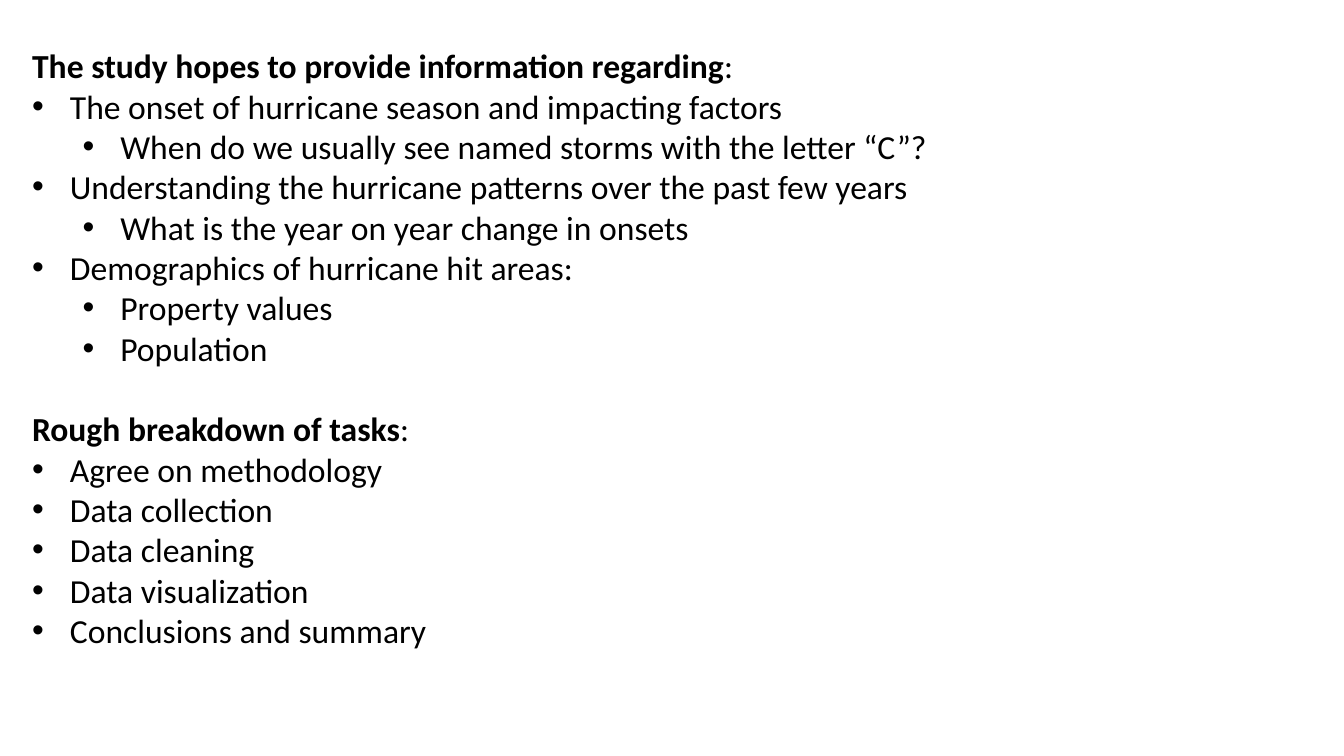
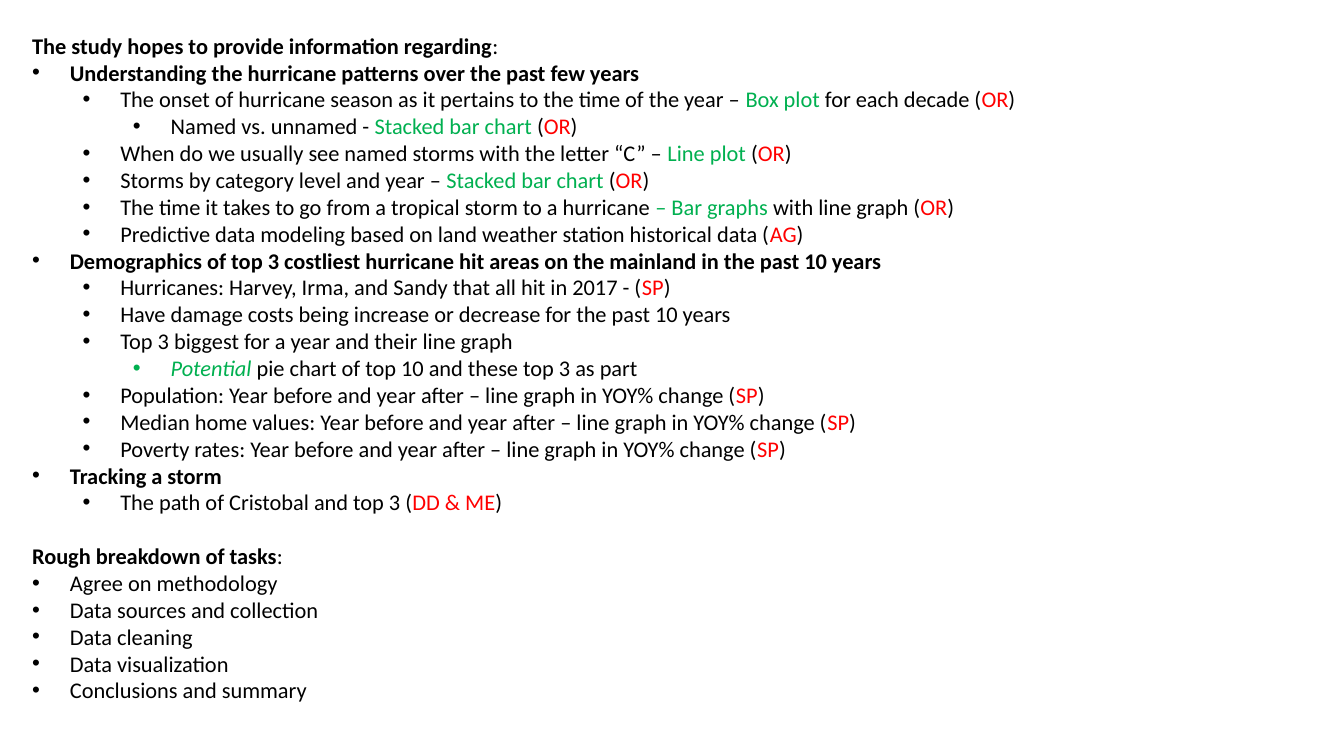
Before and after one commit to TheGreekGoddess/Project_1, a slide deck: slide 2 of HurriPy.pptx. Drawn at 1344x756 pixels with LibreOffice and Linux fonts; fonts in the diff are those of the drawing. Boxes give left, top, right and bottom in pixels: in the first picture for what was removed or moved away, otherwise in the second. Text is boxed around its words. In the diff, an @@ line names an element or a change of style, - is before the commit and + after.

```diff
--- a/HurriPy.pptx
+++ b/HurriPy.pptx
@@ text at (32,38,639,702): size 24 to 16 pt in "The study hopes to provide information regarding:", "Understanding the hurricane patterns over the past ...", "Rough breakdown of tasks:", "Agree on methodology" and 3 more places; bold on in "Understanding the hurricane patterns over the past ..." @@
@@ text at (70,95,926,165): paragraphs removed @@
-• The onset of hurricane season and impacting factors
-  • When do we usually see named storms with the letter “C”?
@@ text at (70,91,1015,514): text changed; size 24 to 16 pt @@
-  • What is the year on year change in onsets
-• Demographics of hurricane hit areas:
-  • Property values
-  • Population
+  • The onset of hurricane season as it pertains to the time of the year – Box plot for each decade (OR)
+    • Named vs. unnamed - Stacked bar chart (OR)
+  • When do we usually see named storms with the letter “C” – Line plot (OR)
+  • Storms by category level and year – Stacked bar chart (OR)
+  • The time it takes to go from a tropical storm to a hurricane – Bar graphs with line graph (OR)
+  • Predictive data modeling based on land weather station historical data (AG)
+• Demographics of top 3 costliest hurricane hit areas on the mainland in the past 10 years
+  • Hurricanes: Harvey, Irma, and Sandy that all hit in 2017 - (SP)
+  • Have damage costs being increase or decrease for the past 10 years
+  • Top 3 biggest for a year and their line graph
+    • Potential pie chart of top 10 and these top 3 as part
+  • Population: Year before and year after – line graph in YOY% change (SP)
+  • Median home values: Year before and year after – line graph in YOY% change (SP)
+  • Poverty rates: Year before and year after – line graph in YOY% change (SP)
+• Tracking a storm
+  • The path of Cristobal and top 3 (DD & ME)
@@ text at (70,602,318,618): text changed; size 24 to 16 pt @@
-• Data collection
+• Data sources and collection
```
Also in this commit, not shown: 1 other slide changed, 1 slide added.
